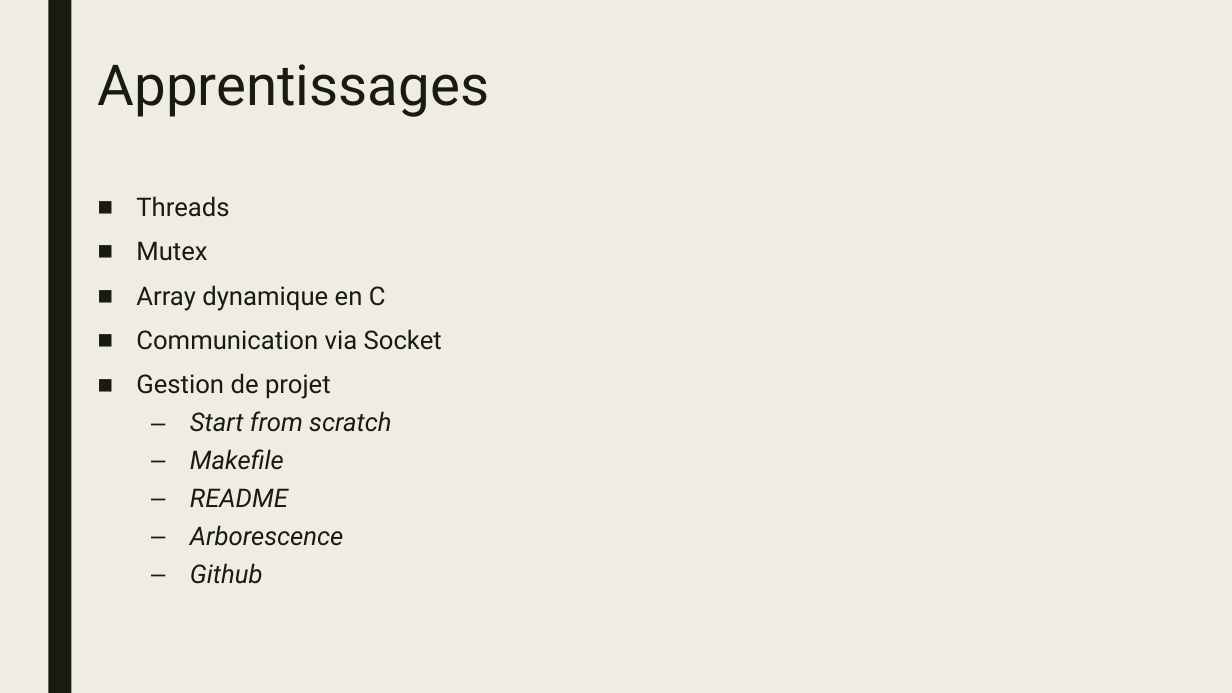
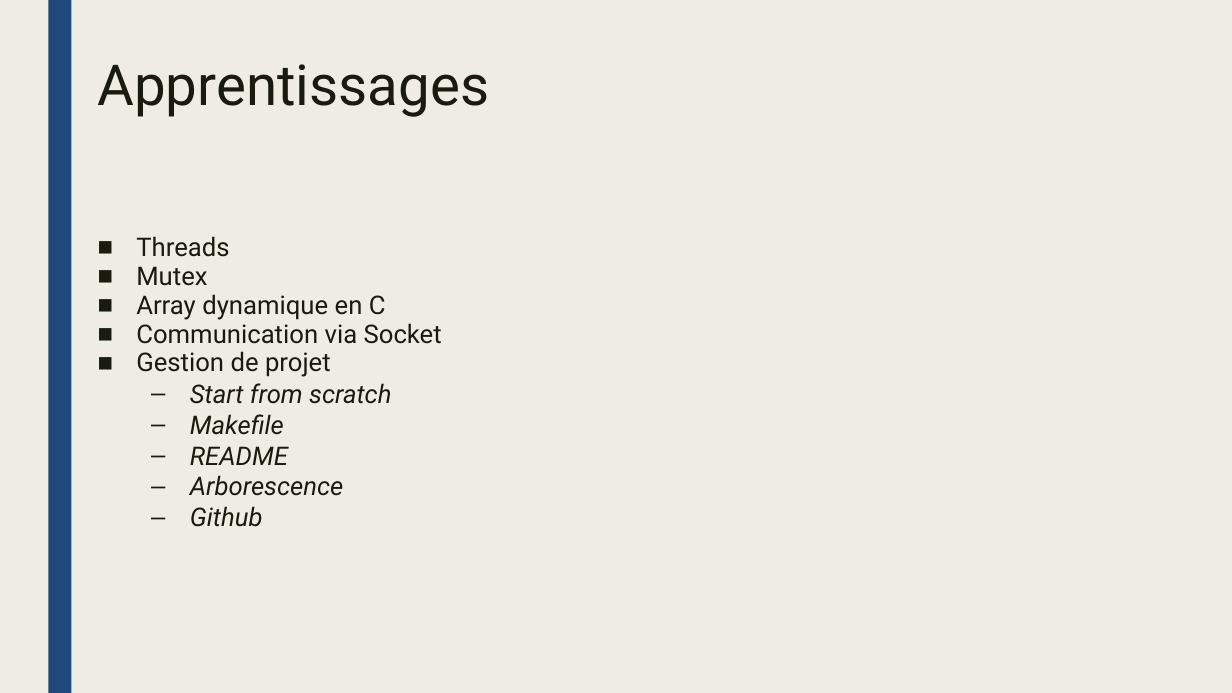
Before and after one commit to inefix/Key-Value-Store, a slide deck: slide 12 of presentation/KVS_presentation.pptx. Drawn at 1232x693 pixels with LibreOffice and Linux fonts; fonts in the diff are those of the drawing. Boxes give left, top, right and bottom in pixels: in the first picture for what was removed or moved away, otherwise in the second. Text is boxed around its words. In the diff, an @@ line names an element or a change of style, - is before the commit and + after.

Commit message:
changes

```diff
--- a/presentation/KVS_presentation.pptx
+++ b/presentation/KVS_presentation.pptx
@@ rectangle at box(48, 0, 71, 693): fill #191B0E to #1F497D @@
@@ text "Threads" at box(136, 236, 442, 527): less space between paragraphs; line spacing 0.94 to 1 @@
```
Also in this commit, not shown: 13 other slides changed.
